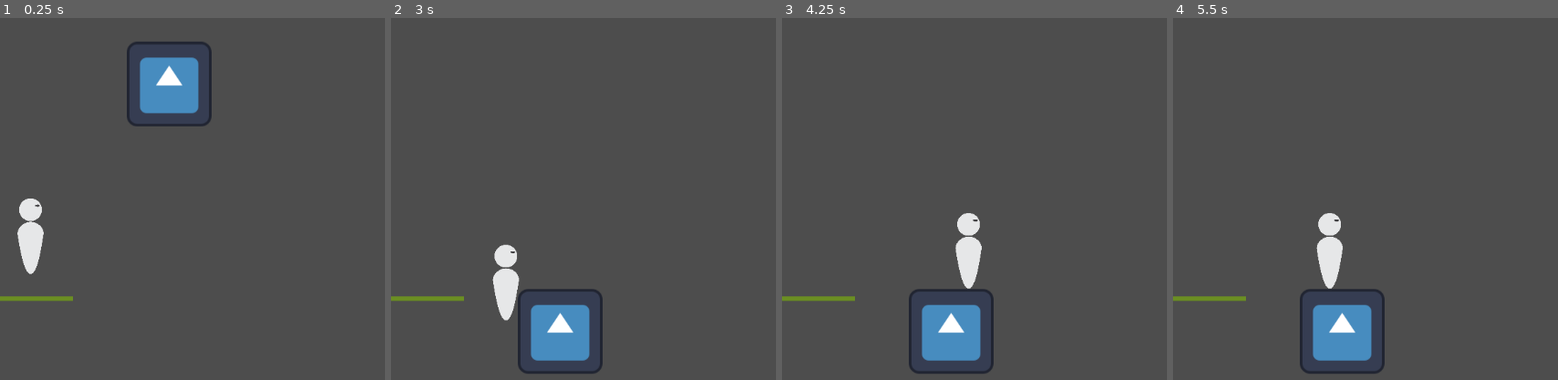
Above: before the commit, frames 1-4 (left to right).
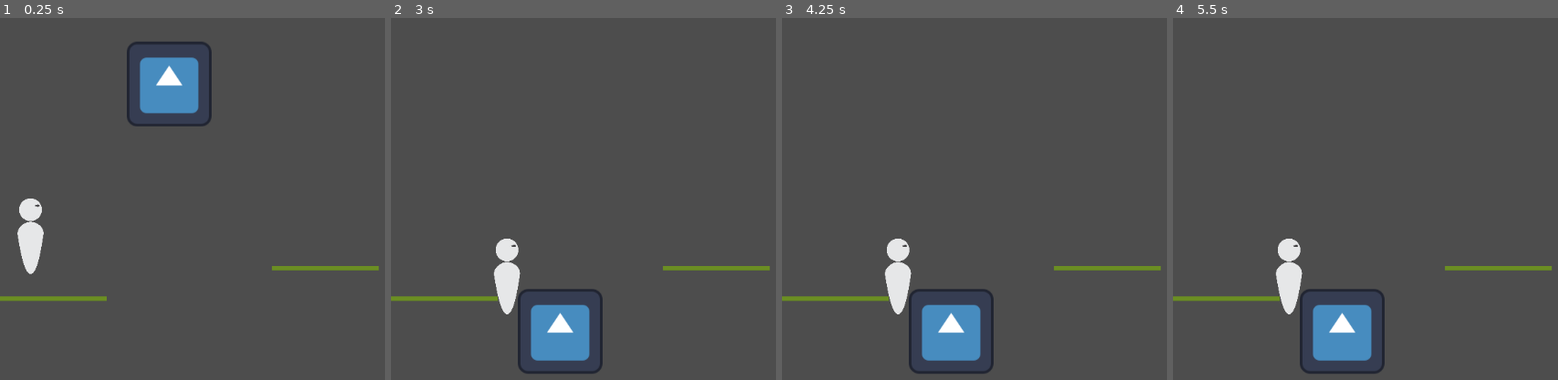
Above: after the commit, the same moments.

Repository: NeonGamerBot-QK/counterspell-boston
Game: Godot game, scene res://Levels/Demo.tscn
The game is run twice, just before and just after one commit, with the same random seed, the same clock (stepped at 60 frames per second) and the same inputs. The engine's default icon, where the game draws it, is replaced by a stand-in: a white triangle on a blue panel in a dark square.
Inputs:
- Up to frame 1 (0.25 s): no input
- Up to frame 2 (3 s): tap Enter at 0.5 s; hold D (right) 0.53-2.03 s; tap Space (jump) at 0.77, 1.52 s; hold A (left) 2.03-2.78 s; hold D (right) from 2.78 s (still down)
- Up to frame 3 (4.25 s): keep holding D (right); tap Space (jump) at 3.02, 3.5, 3.77 s
- Up to frame 4 (5.5 s): release D (right) at 4.28 s; hold A (left) 4.28-5.03 s; tap Space (jump) at 4.52 s; hold D (right) from 5.03 s (still down)

The runs differ from the first frame. In frame 1, 0.5% of the frame differs, in the area x 18-99%, y 68-79%; in frame 2, 0.9%; in frame 3, 2.5%, in the area x 18-99%, y 53-82%; in frame 4, 2.5%.

Commit message:
Working on levels

Diff:
--- a/Levels/Demo.tscn
+++ b/Levels/Demo.tscn
@@ -12,7 +12,7 @@
 size = Vector2(1100, 6.5)
 
 [sub_resource type="RectangleShape2D" id="RectangleShape2D_3gbcj"]
-size = Vector2(110, 6.5)
+size = Vector2(161, 6.5)
 
 [node name="Node2D" type="Node2D"]
 position = Vector2(550, 325)
@@ -40,9 +40,25 @@
 metadata/_edit_group_ = true
 
 [node name="PlatformHitbox" type="CollisionShape2D" parent="Platform1"]
+position = Vector2(25.5, 0)
 shape = SubResource("RectangleShape2D_3gbcj")
 
 [node name="PlatformSprite" type="Sprite2D" parent="Platform1"]
+position = Vector2(25.5, 0)
+scale = Vector2(1.46364, 1)
+texture = ExtResource("3_e1cjm")
+
+[node name="Platform2" type="StaticBody2D" parent="."]
+position = Vector2(-85, 154)
+metadata/_edit_group_ = true
+
+[node name="PlatformHitbox" type="CollisionShape2D" parent="Platform2"]
+position = Vector2(25.5, 0)
+shape = SubResource("RectangleShape2D_3gbcj")
+
+[node name="PlatformSprite" type="Sprite2D" parent="Platform2"]
+position = Vector2(25.5, 0)
+scale = Vector2(1.46364, 1)
 texture = ExtResource("3_e1cjm")
 
 [node name="Player" parent="." instance=ExtResource("4_a35y7")]
--- a/node_2d.tscn
+++ b/node_2d.tscn
@@ -2,7 +2,7 @@
 
 [ext_resource type="Texture2D" uid="uid://c52haqan85k53" path="res://icon.svg" id="1_gqviv"]
 [ext_resource type="Script" path="res://bg.gd" id="1_yos0w"]
-[ext_resource type="PackedScene" uid="uid://b7kjqxjnmrpdc" path="res://player.tscn" id="3_cxsvd"]
+[ext_resource type="PackedScene" uid="uid://b7kjqxjnmrpdc" path="res://Player/player.tscn" id="3_cxsvd"]
 [ext_resource type="Script" path="res://fetch_lb.gd" id="4_a61pq"]
 
 [sub_resource type="RectangleShape2D" id="RectangleShape2D_7nlyv"]
